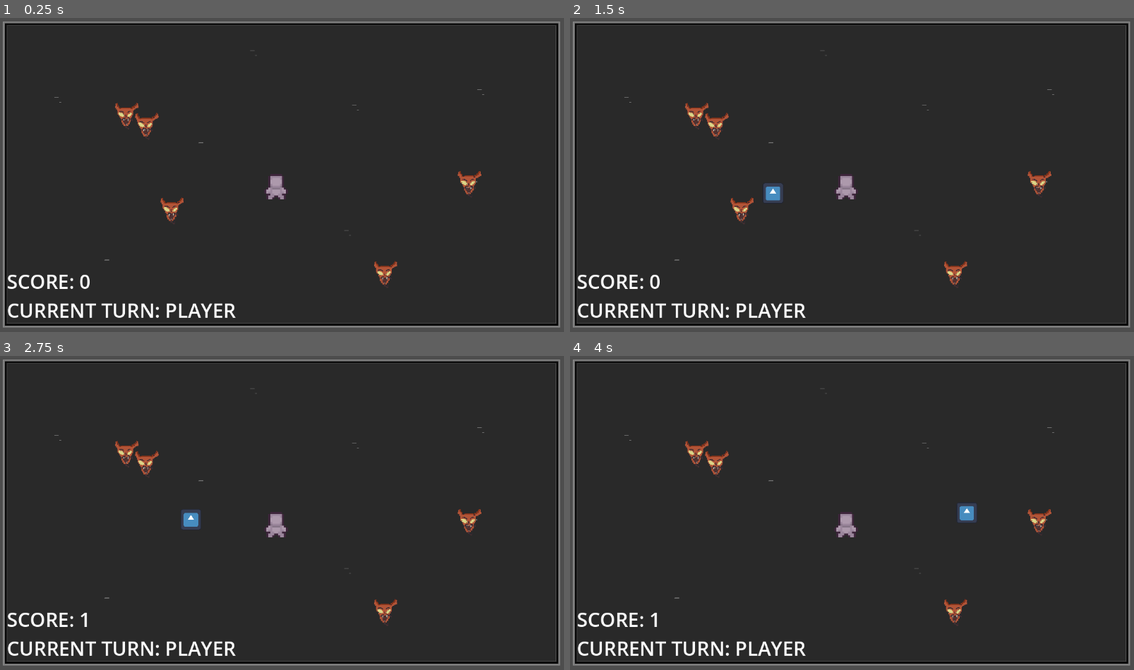
Above: before the commit, frames 1-4 (two rows, left to right).
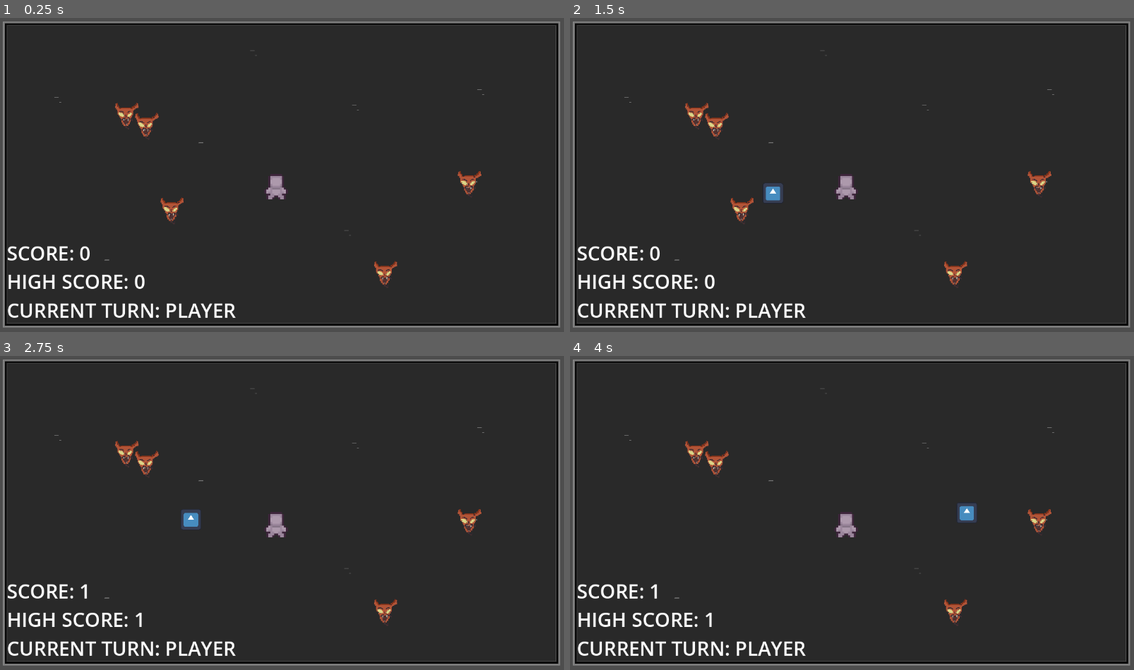
Above: after the commit, the same moments.

Repository: YumNothingSoup/Beginner-Game-Jam
Game: Godot game, scene res://Main Scenes/game_area.tscn
Same seed, same stepped clock (60 frames per second), same inputs: the game is played once before the commit and once after it. This scene is started directly instead of the project's main scene. The engine's default icon, where the game draws it, is replaced by a stand-in: a white triangle on a blue panel in a dark square.
Inputs (mouse positions are in pixels of both pictures, inside the frame that each line leads up to):
- Up to frame 1 (0.25 s): no input
- Up to frame 2 (1.5 s): move the mouse to (976, 159) at 0.52 s; press the mouse at (976, 159) at 0.53 s; hold D (move_right) 0.53-1.28 s; tap Enter at 1.25 s; move the mouse to (739, 190) at 1.27 s; release the mouse at (739, 190) at 1.28 s; hold S (move_down) from 1.28 s (still down); click (739, 190) at 1.35 s
- Up to frame 3 (2.75 s): move the mouse to (338, 443) at 2.02 s; release S (move_down) at 2.03 s; press the mouse at (338, 443) at 2.03 s; hold D (move_right) from 2.03 s (still down)
- Up to frame 4 (4 s): move the mouse to (823, 578) at 2.77 s; release D (move_right) at 2.78 s; release the mouse at (823, 578) at 2.78 s; hold W (move_up) 2.78-3.53 s; click (823, 578) at 2.85 s; move the mouse to (1021, 563) at 3.52 s; press the mouse at (1021, 563) at 3.53 s; hold A (move_left) from 3.53 s (still down)

The runs differ from the first frame. In frame 1, 0.9% of the frame differs, in the area x 1-26%, y 72-87%; in frame 2, 0.9%; in frame 3, 0.9%; in frame 4, 0.9%.

Commit message:
Add files via upload

Diff:
--- a/Entities/bowling_ball/bowling_ball.tscn
+++ b/Entities/bowling_ball/bowling_ball.tscn
@@ -10,6 +10,7 @@
 radius = 23.0
 
 [node name="BowlingBall" type="CharacterBody2D"]
+z_index = 3
 collision_layer = 4
 collision_mask = 9
 script = ExtResource("1_2faiv")
@@ -38,6 +39,7 @@
 
 [node name="PredictionLine" type="Line2D" parent="."]
 unique_name_in_owner = true
+z_index = 1
 width = 8.0
 
 [connection signal="area_entered" from="Hurtbox" to="." method="_on_hurtbox_area_entered"]
--- a/Entities/enemies/enemy.tscn
+++ b/Entities/enemies/enemy.tscn
@@ -56,6 +56,7 @@
 shape = SubResource("CapsuleShape2D_wt7mw")
 
 [node name="enemyAnimatedGraphic" type="AnimatedSprite2D" parent="."]
+z_index = 2
 scale = Vector2(0.1, 0.1)
 sprite_frames = SubResource("SpriteFrames_k7aoo")
 animation = &"look_down"
--- a/Entities/player/player.tscn
+++ b/Entities/player/player.tscn
@@ -133,6 +133,7 @@
 radius = 6.5
 
 [node name="player" type="CharacterBody2D"]
+z_index = 6
 scale = Vector2(4, 4)
 collision_layer = 2
 collision_mask = 0
--- a/Global/GlobalData.gd
+++ b/Global/GlobalData.gd
@@ -1,9 +1,16 @@
 extends Node
 
-var score: int = 0
+var score: int = 0:
+	set(value):
+		score = value
+		if score > high_score:
+			high_score = score
+var high_score: int = 0
 
 func _ready() -> void:
 	Events.game_start.connect(on_game_start)
 
 func on_game_start():
+	if score > high_score:
+		high_score = score
 	score = 0
--- a/Main Scenes/enemy_spawn_area.gd
+++ b/Main Scenes/enemy_spawn_area.gd
@@ -1,4 +1,6 @@
 extends Area2D
+
+const SPAWN_MARKER = preload("res://UI/spawn_marker.tscn")
 
 @export var enemy_scene = preload("res://Entities/enemies/enemy.tscn")
 
@@ -24,13 +26,20 @@
 	if turn_count % enemy_increment_turn_interval == 0:
 		start_enemy_count += enemy_count_incrementation_value
 	if turn_count % enemy_spawn_turn_interval == 0:
-		spawn_enemies()
+		spawn_enemies_next_turn()
 
-func spawn_enemies() -> void:
+func spawn_enemies():
 	for i in range(start_enemy_count):
 		var enemy_instance = enemy_scene.instantiate()
 		enemy_instance.position = get_random_point_in_area()
 		enemy_container.add_child(enemy_instance)
+
+func spawn_enemies_next_turn() -> void:
+	for i in range(start_enemy_count):
+		var marker = SPAWN_MARKER.instantiate()
+		marker.enemy_to_spawn = enemy_scene
+		marker.position = get_random_point_in_area()
+		enemy_container.add_child(marker)
 
 func get_random_point_in_area() -> Vector2:
 	var rng = RandomNumberGenerator.new()
--- a/Main Scenes/game_area.tscn
+++ b/Main Scenes/game_area.tscn
@@ -51,7 +51,7 @@
 
 [node name="TurnManager" parent="." instance=ExtResource("1_p1l5c")]
 
-[node name="EnemyContainer" type="Node" parent="."]
+[node name="EnemyContainer" type="Node" parent="." groups=["enemy_container"]]
 
 [node name="TileMap" type="Node2D" parent="."]
 position = Vector2(-1, 0)
@@ -107,6 +107,8 @@
 
 [node name="ScoreLabel" parent="UI/VBoxContainer" instance=ExtResource("8_jn7te")]
 layout_mode = 2
+text = "SCORE: 0
+HIGH SCORE: 0"
 
 [node name="TurnLabel" parent="UI/VBoxContainer" instance=ExtResource("5_mb6fo")]
 layout_mode = 2
--- a/UI/score_label.gd
+++ b/UI/score_label.gd
@@ -1,4 +1,4 @@
 extends Label
 
 func _process(_delta: float) -> void:
-	text = "SCORE: " + str(GlobalData.score)
+	text = "SCORE: %s\nHIGH SCORE: %s" % [str(GlobalData.score), str(GlobalData.high_score)]
--- /dev/null
+++ b/UI/spawn_marker.gd
@@ -0,0 +1,18 @@
+extends Sprite2D
+
+var enemy_to_spawn: PackedScene
+
+func _ready() -> void:
+	Events.player_turn_started.connect(on_player_turn_start)
+
+func on_player_turn_start():
+	var container = get_tree().get_first_node_in_group("enemy_container")
+
+	if enemy_to_spawn == null or container == null:
+		queue_free()
+		return
+
+	var enemy = enemy_to_spawn.instantiate()
+	enemy.global_position = global_position
+	container.add_child(enemy)
+	queue_free()
--- /dev/null
+++ b/UI/spawn_marker.tscn
@@ -0,0 +1,9 @@
+[gd_scene load_steps=3 format=3 uid="uid://cr6y527gxpga5"]
+
+[ext_resource type="Script" path="res://UI/spawn_marker.gd" id="1_a8aqr"]
+[ext_resource type="Texture2D" uid="uid://c1s2e6mkbc6ys" path="res://Resources/spawn_marker.png" id="1_e426o"]
+
+[node name="SpawnMarker" type="Sprite2D"]
+scale = Vector2(0.8, 0.8)
+texture = ExtResource("1_e426o")
+script = ExtResource("1_a8aqr")
Binary file added: Resources/spawn_marker.png
Not shown, added: Resources/spawn_marker.png.import
